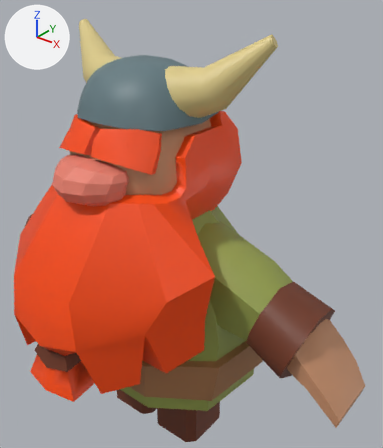
A saved change to the FBX model Vikings/Assets/_Vikings/_Prefabs/Character/Viking_all_animations.fbx.
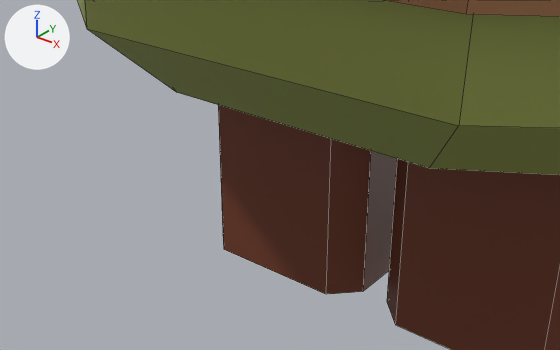
Each version is shown whole from a 50 mm camera at (2.005, -2.078, 2.939) aimed at (0.184, 0.199, 1.527), then close up from a 50 mm camera at (0.616, -1.053, 0.844) aimed at (-0.236, 0.013, 0.183). The axes (+X, +Y, +Z) are drawn at upper left. The lights are the same throughout. The close-ups show mesh edges as thin lines. Where no turn or scale is listed for an object, it has been applied to the vertices. Vertices at the same position are counted once.

The scene before the commit, as lines of its bpy script (objects in view):
```python
me_cylinder_001 = bpy.data.meshes.new('Cylinder.001')
me_cylinder_001.from_pydata(...)  # 1166 vertices, 1048 faces; spans x -1.36..1.36, y -0.84..0.7, z 0.01..2.65
# faces by material slot: [68, 74, 256, 118, 32, 220, 216, 64]
me_cylinder_001.materials.append(mat_material_002)  # yellow #dfcc89
me_cylinder_001.materials.append(mat_material_008)  # brown #6f3721
me_cylinder_001.materials.append(mat_material_005)  # orange #ce9570
me_cylinder_001.materials.append(mat_material_006)  # green #95a14e
me_cylinder_001.materials.append(mat_material_007)  # brown #a8774e
me_cylinder_001.materials.append(mat_material_001)  # cyan #637a80
me_cylinder_001.materials.append(mat_material_003)  # orange #ff4c00
me_cylinder_001.materials.append(mat_material_004)  # red #e77e6b
# before: 344 (0.07, 0.32, 0.01), 345 (0.03, 0.27, 0.01), 346 (0.03, 0.0, 0.01) at pixel (386, 301), 347 (0.38, 0.27, 0.01), 348 (0.33, 0.32, 0.01)
# before: 349 (0.38, 0.0, 0.01), 350 (0.07, -0.05, 0.01) at pixel (395, 324), 351 (0.33, -0.05, 0.01), 360 (-0.07, 0.32, 0.01), 361 (-0.03, 0.27, 0.01)
# before: 362 (-0.03, 0.0, 0.01) at pixel (362, 291), 363 (-0.38, 0.27, 0.01), 364 (-0.33, 0.32, 0.01), 365 (-0.38, 0.0, 0.01) at pixel (222, 232), 366 (-0.07, -0.05, 0.01) at pixel (325, 294)
# before: 367 (-0.33, -0.05, 0.01) at pixel (223, 249)
ob_viking_01_001 = bpy.data.objects.new('viking_01.001', me_cylinder_001)
ob_viking_01_001.location = (0.0, 0.0, 0.0)
```
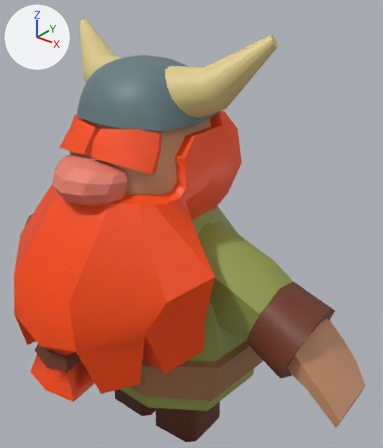
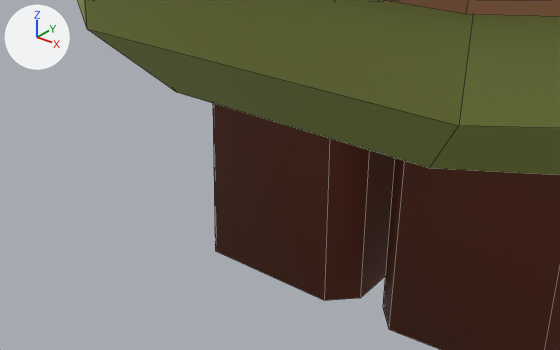
The change, as JSON lines over the scene's bpy script:
```json
{"block": "me_cylinder_001", "where": "me_cylinder_001.from_pydata(...)  # 1166 vertices, 1048 faces; spans x -1.36..1.36, y -0.84..0.7, z 0.01..2.65"}
{"block": "me_cylinder_001", "where": "# used by ob_viking_01_001; location = (0.0, 0.0, 0.0)"}
{"block": "me_cylinder_001", "where": "# verts and faces of me_cylinder_001; kept vertices keep their numbers, new ones are numbered from 1166"}
{"block": "me_cylinder_001", "change": "me_cylinder_001 part 1"}
{"op": "add", "block": "me_cylinder_001", "code": "for i in [346, 350, 366]: verts[i] += (0.0, -0.02, 0.0)"}
{"op": "add", "block": "me_cylinder_001", "code": "verts[362] = (-0.02, -0.02, 0.01)  # moved, pixel (360, 298)"}
{"op": "add", "block": "me_cylinder_001", "code": "verts[365] = (-0.39, -0.01, 0.01)  # moved"}
{"op": "add", "block": "me_cylinder_001", "code": "verts[367] = (-0.34, -0.07, 0.01)  # moved, pixel (215, 251)"}
{"op": "add", "block": "me_cylinder_001", "code": "faces += [(344, 348, 347, 349, 351, 350, 346, 345), (360, 361, 362, 366, 367, 365, 363, 364)]  # mat_material_008 (brown #6f3721)"}
```

Location of each change, [x1, y1, x2, y2] in pixels of the close-ups (560 x 350 px):
```json
{"part": 1, "of": "me_cylinder_001", "change": "built on", "before": [218, 105, 560, 350], "after": [213, 104, 560, 350]}
```
